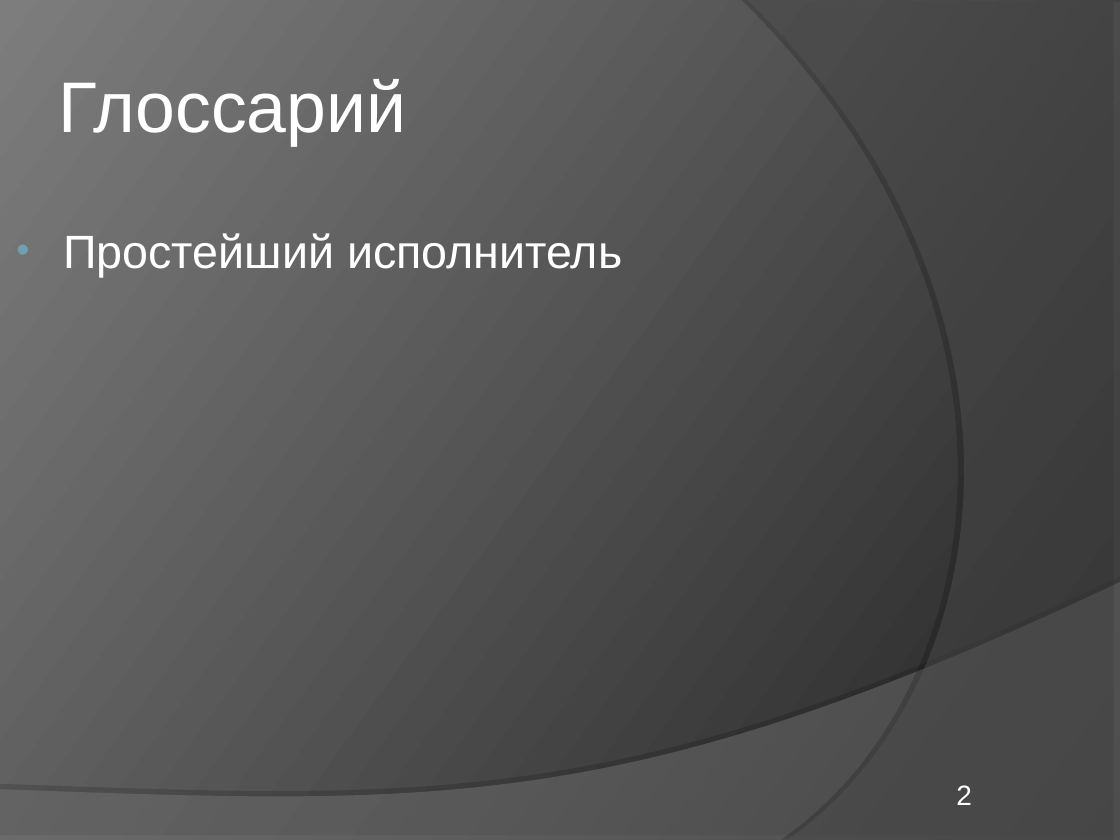
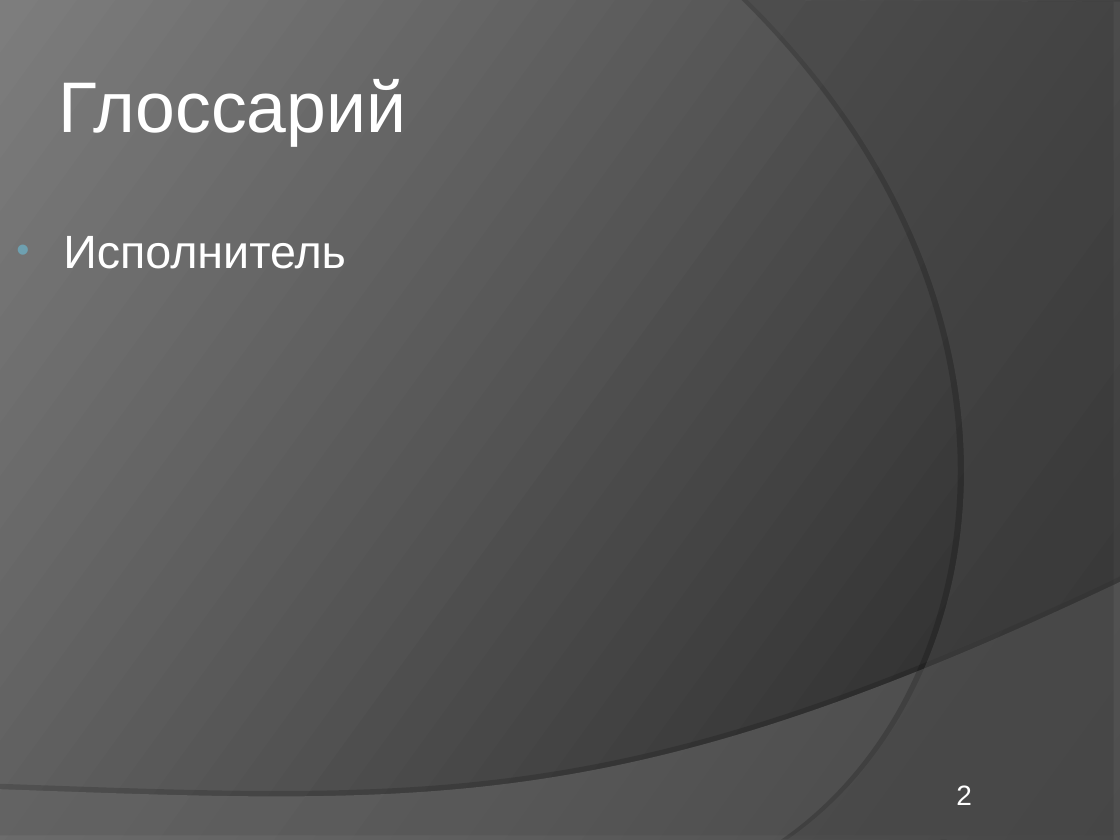
Before and after one commit to elvslv/DiplomaReport, a slide deck: slide 2 of C8503A_Vasilyeva_presentation.ppt. Drawn at 1120x840 pixels with LibreOffice and Linux fonts; fonts in the diff are those of the drawing. Boxes give left, top, right and bottom in pixels: in the first picture for what was removed or moved away, otherwise in the second. Text is boxed around its words. In the diff, an @@ line names an element or a change of style, - is before the commit and + after.

Commit message:
update report, presentation and paper. Fixes #1

```diff
--- a/C8503A_Vasilyeva_presentation.ppt
+++ b/C8503A_Vasilyeva_presentation.ppt
@@ text at <box>63,236,346,269</box>: text changed @@
-• Простейший исполнитель
+• Исполнитель
```
Also in this commit, not shown: 2 other files.
